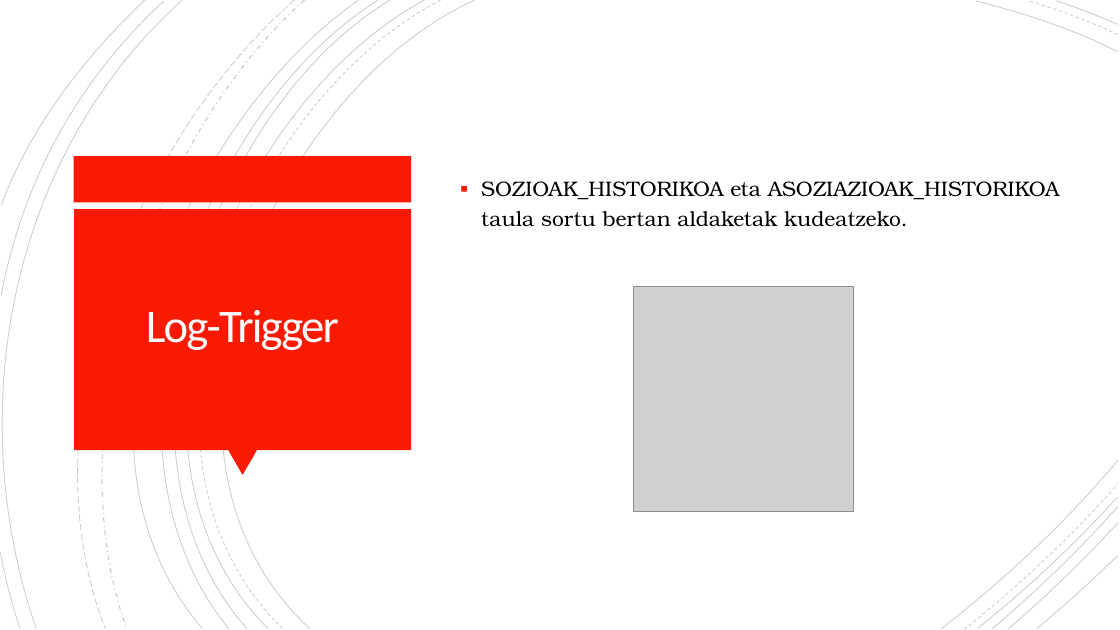
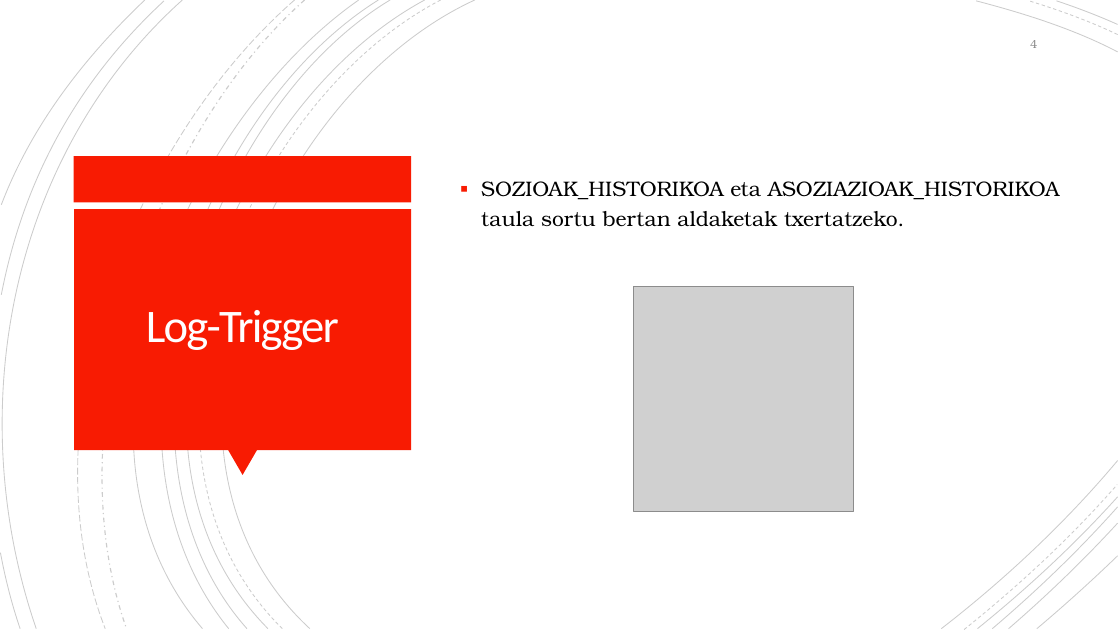
Before and after one commit to OceansForce/Erronka_5_Taldea, a slide deck: slide 4 of Aurkezpena/Aurkezpena_5.taldea_2.sprint.pptx. Drawn at 1120x630 pixels with LibreOffice and Linux fonts; fonts in the diff are those of the drawing; grey boxes stand for pictures; background and template pictures are left out. Boxes give left, top, right and bottom in pixels: in the first picture for what was removed or moved away, otherwise in the second. Text is boxed around its words. In the diff, an @@ line names an element or a change of style, - is before the commit and + after.

```diff
--- a/Aurkezpena/Aurkezpena_5.taldea_2.sprint.pptx
+++ b/Aurkezpena/Aurkezpena_5.taldea_2.sprint.pptx
@@ page number added at box(1030, 40, 1037, 48), 10 pt, text #8C8C8C @@
+4
@@ text at box(481, 181, 1059, 227): text changed @@
-▪ SOZIOAK_HISTORIKOA eta ASOZIAZIOAK_HISTORIKOA taula sortu bertan aldaketak kudeatzeko.
+▪ SOZIOAK_HISTORIKOA eta ASOZIAZIOAK_HISTORIKOA taula sortu bertan aldaketak txertatzeko.
```
Also in this commit, not shown: 18 other slides changed, 1 other file.
